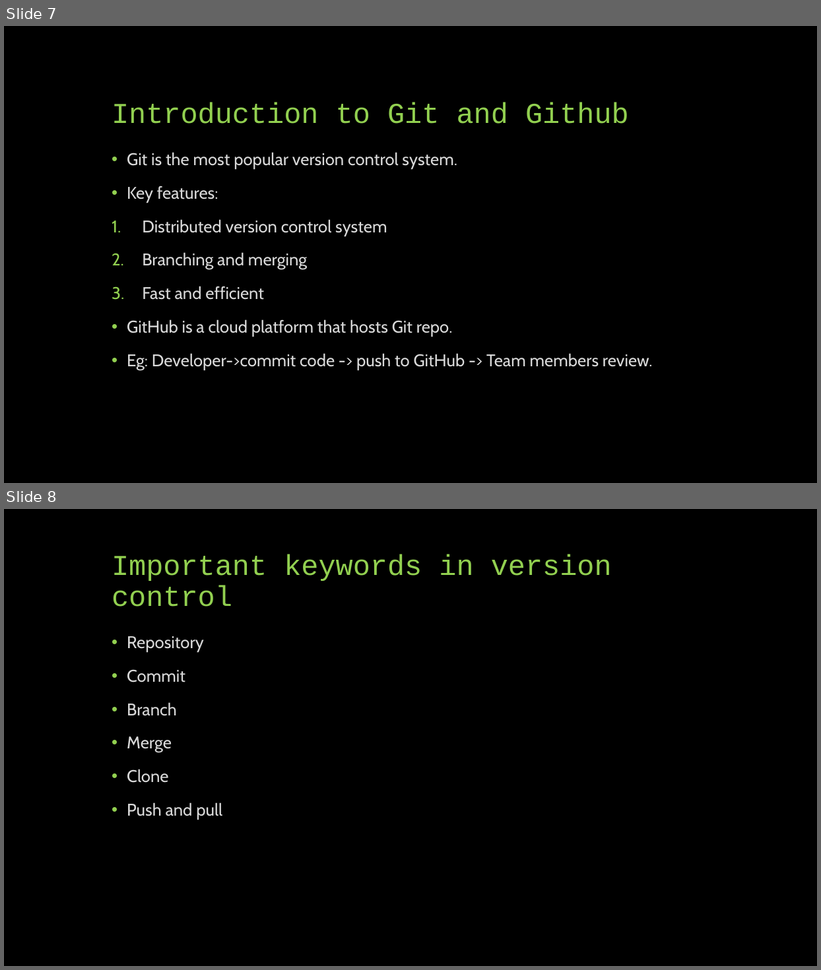
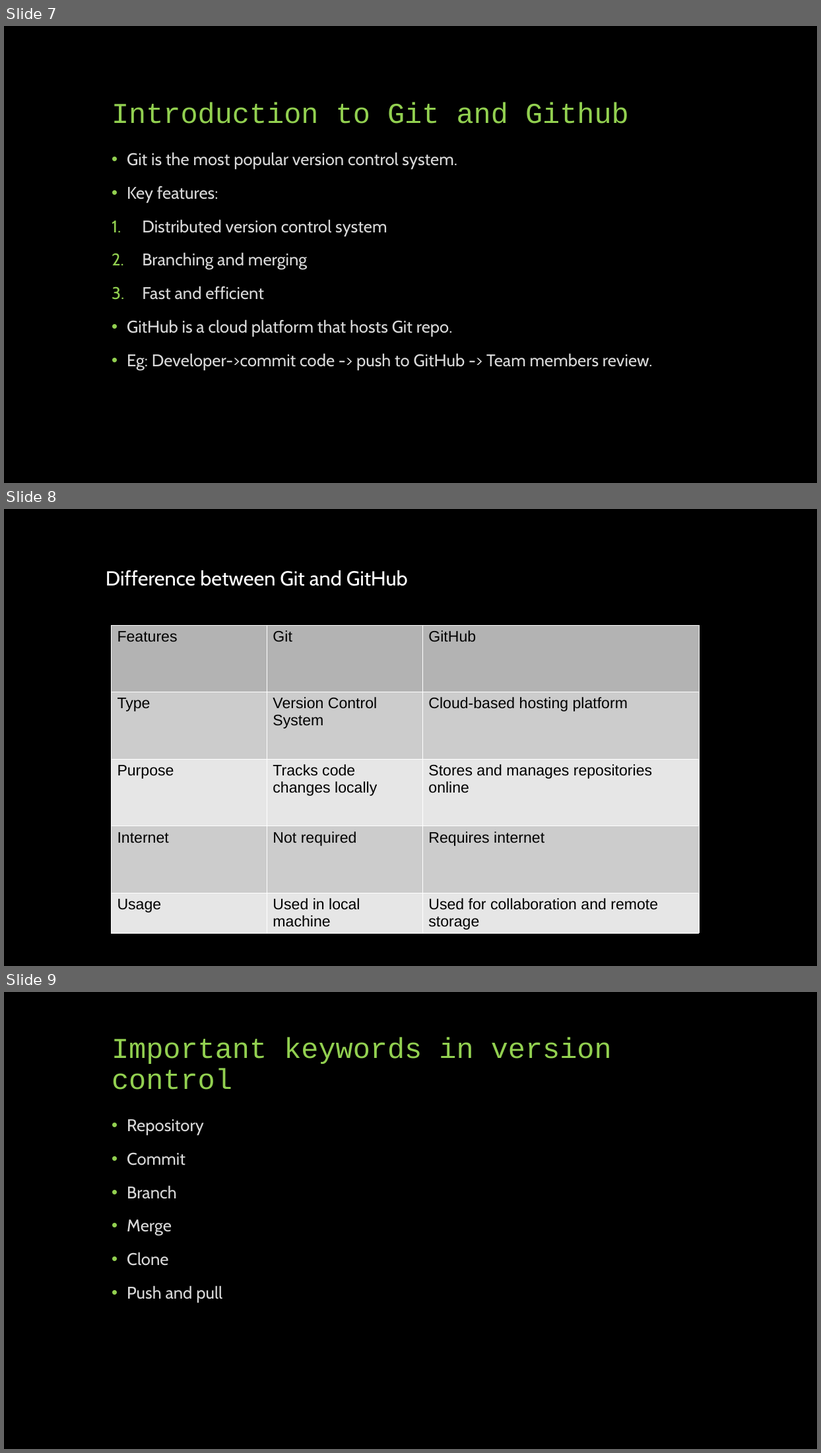
Before and after one commit to DAravindReddy/Linux-Internals, a slide deck: Version control system and CIandCD.pptx. Shown one above the other, each under a label of ours: slides 7 and 8 before the commit, slides 7, 8 and 9 after it. The pictures are 821x970 and 821x1453 pixels, drawn with LibreOffice and Linux fonts; fonts in the diff are those of the drawing. Boxes give left, top, right and bottom in pixels: in the first picture for what was removed or moved away, otherwise in the second. Text is boxed around its words. In the diff, an @@ line names an element or a change of style, - is before the commit and + after.

```diff
--- a/Version control system and CIandCD.pptx
+++ b/Version control system and CIandCD.pptx
@@ slide 8 added at [4,509,817,966], background #000000 @@
@@ text added at [106,570,408,586], 24 pt, text #FFFFFF @@
+Difference between Git and GitHub
@@ table added at [112,625,699,933], 5 rows, 3 columns @@
+Features | Git | GitHub
+Type | Version Control System | Cloud-based hosting platform
+Purpose | Tracks code changes locally | Stores and manages repositories online
+Internet | Not required | Requires internet
+Usage | Used in local machine | Used for collaboration and remote storage
@@ what was slide 8 is now slide 9 @@
```
Also in this commit, not shown: 3 slides changed.
